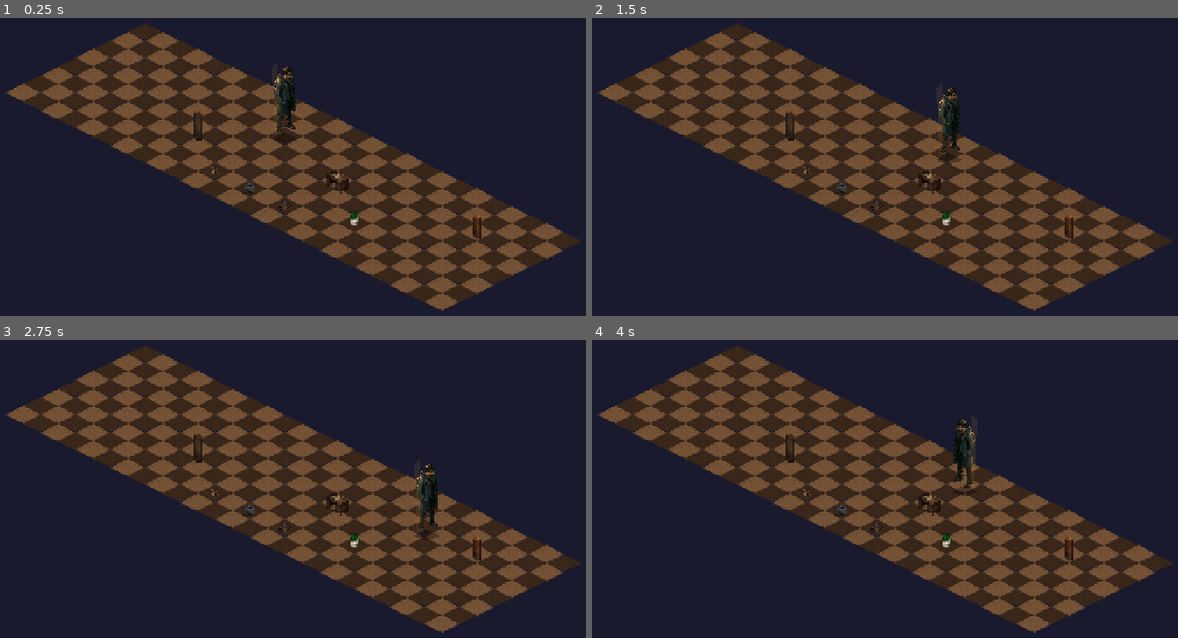
Above: before the commit, frames 1-4 (two rows, left to right).
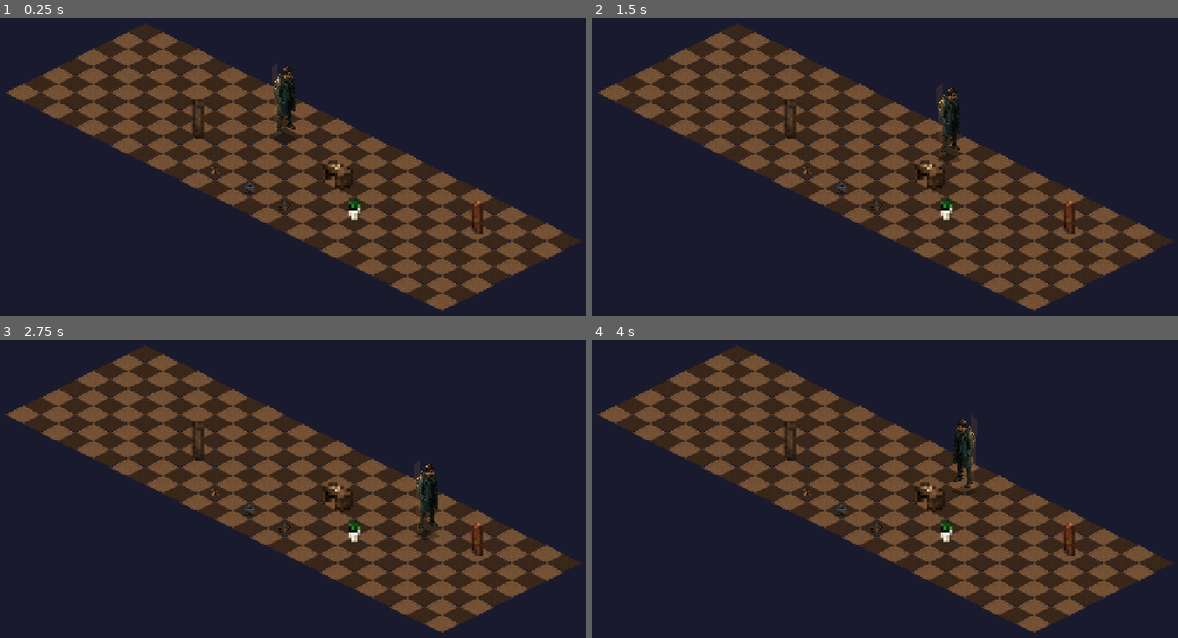
Above: after the commit, the same moments.

Repository: h4dtk6rb9k-cell/youAreNotAlone
Game: Godot game, scene res://levels/level_01_apartment/Level01Apartment.tscn
The game is run twice, just before and just after one commit, with the same random seed, the same clock (stepped at 60 frames per second) and the same inputs.
Inputs (mouse positions are in pixels of both pictures, inside the frame that each line leads up to):
- Up to frame 1 (0.25 s): no input
- Up to frame 2 (1.5 s): tap Enter at 0.5 s; move the mouse to (1037, 155) at 0.52 s; hold D (move_right) 0.53-1.28 s; hold E (interact) 0.53-1.28 s; click (1037, 155) at 0.67 s; move the mouse to (744, 187) at 1.27 s; hold S (move_down) from 1.28 s (still down); tap E (interact) at 1.35 s
- Up to frame 3 (2.75 s): move the mouse to (363, 417) at 2.02 s; release S (move_down) at 2.03 s; hold D (move_right) from 2.03 s (still down); hold E (interact) from 2.03 s (still down)
- Up to frame 4 (4 s): move the mouse to (849, 563) at 2.77 s; release D (move_right) at 2.78 s; release E (interact) at 2.78 s; hold W (move_up) 2.78-3.53 s; tap E (interact) at 2.85 s; click (849, 563) at 2.92 s; move the mouse to (1095, 545) at 3.52 s; hold A (move_left) from 3.53 s (still down); hold E (interact) from 3.53 s (still down)

The runs differ from the first frame. In frame 1, 0.6% of the frame differs, in the area x 23-83%, y 17-74%; in frame 2, 0.6%; in frame 3, 0.6%; in frame 4, 0.6%.

Commit message:
feat(US-16): props larger (scale 1.4) and brighter (modulate 1.25)
Co-Authored-By: Claude Opus 4.8 <noreply@anthropic.com>

Diff:
--- a/levels/level_01_apartment/Level01Apartment.gd
+++ b/levels/level_01_apartment/Level01Apartment.gd
@@ -86,7 +86,9 @@
 
 		var spr := Sprite2D.new()
 		spr.texture = tex
-		# pivot bottom-center: смещаем вверх на половину высоты
+		spr.scale = Vector2(1.4, 1.4)          # крупнее относительно пола
+		spr.modulate = Color(1.25, 1.25, 1.25) # ярче (DALL-E пропсы темноваты)
+		# pivot bottom-center: смещаем вверх на половину высоты (с учётом scale)
 		spr.offset = Vector2(0, -float(sz.y) * 0.5)
 		body.add_child(spr)
 
